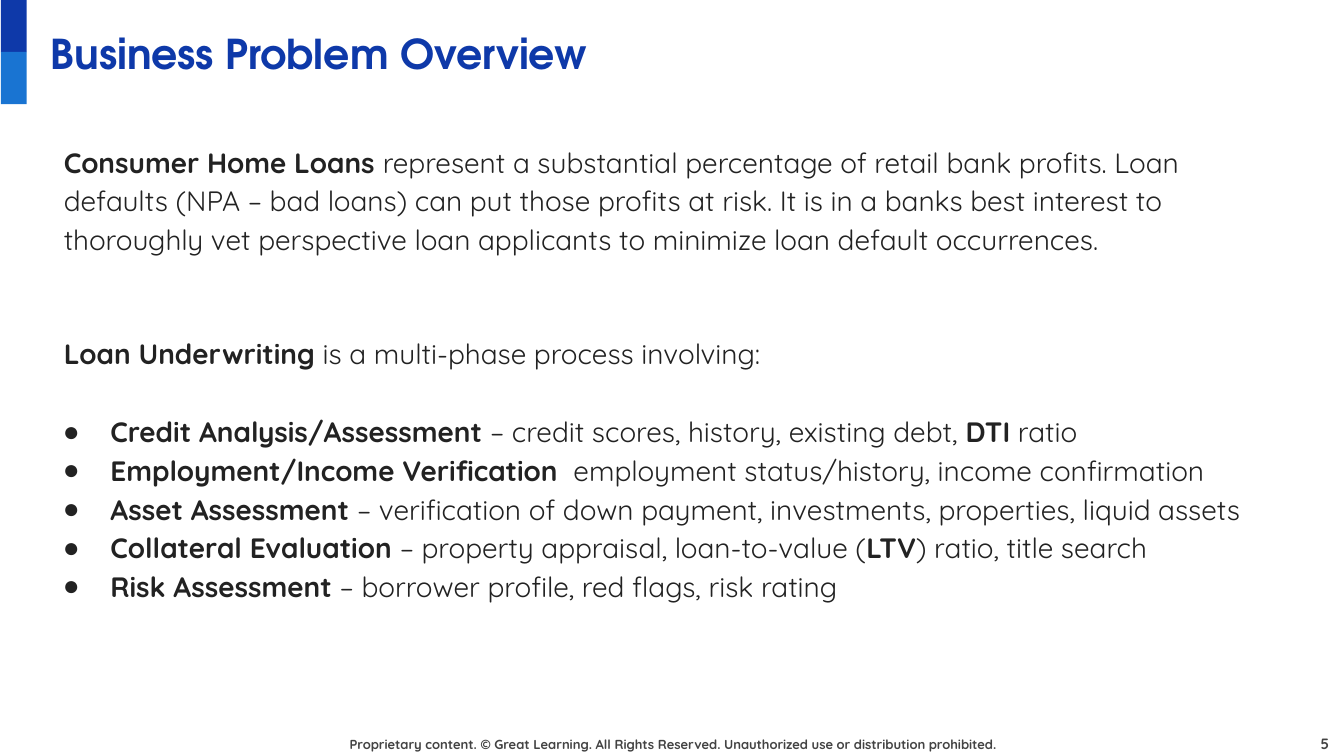
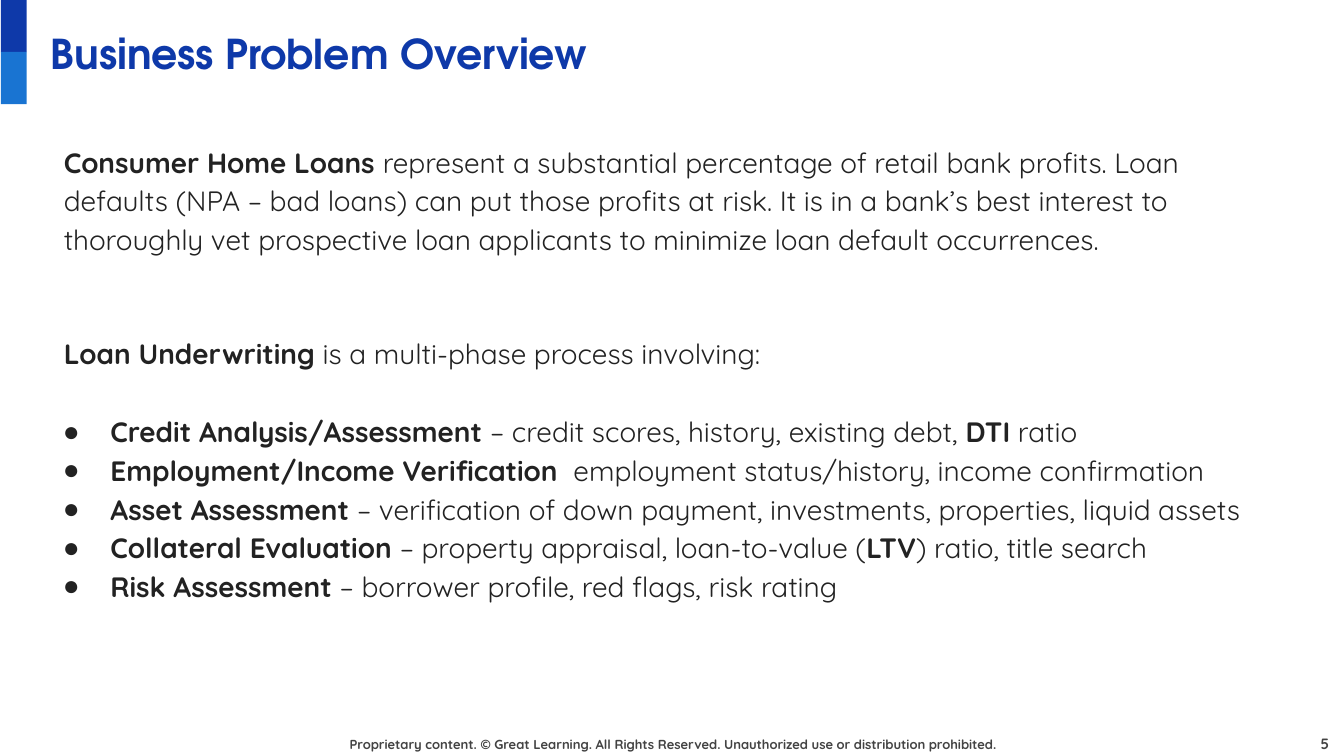
Before and after one commit to juanbucz/GreatLearning-TermProjects, a slide deck: slide 5 of Neural Networks - Loan Default/Loan Default Prediction Presentation - Business Interpretation - John Buczkowski.pptx. Drawn at 1344x756 pixels with LibreOffice and Linux fonts; fonts in the diff are those of the drawing; background and template pictures are left out. Boxes give left, top, right and bottom in pixels: in the first picture for what was removed or moved away, otherwise in the second. Text is boxed around its words. In the diff, an @@ line names an element or a change of style, - is before the commit and + after.

Commit message:
GL NN Loan Default Prediction Presentation - General cleanup - content, grammar, spelling                                            - Completed conclusion/summary sections

```diff
--- a/Neural Networks - Loan Default/Loan Default Prediction Presentation - Business Interpretation - John Buczkowski.pptx
+++ b/Neural Networks - Loan Default/Loan Default Prediction Presentation - Business Interpretation - John Buczkowski.pptx
@@ text at <box>64,152,1179,256</box>: text changed @@
-Consumer Home Loans represent a substantial percentage of retail bank profits. Loan defaults (NPA – bad loans) can put those profits at risk. It is in a banks best interest to thoroughly vet perspective loan applicants to minimize loan default occurrences.
+Consumer Home Loans represent a substantial percentage of retail bank profits. Loan defaults (NPA – bad loans) can put those profits at risk. It is in a bank’s best interest to thoroughly vet prospective loan applicants to minimize loan default occurrences.
```
Also in this commit, not shown: 31 other slides changed, 1 slide added, 2 slides removed, 1 other file.
